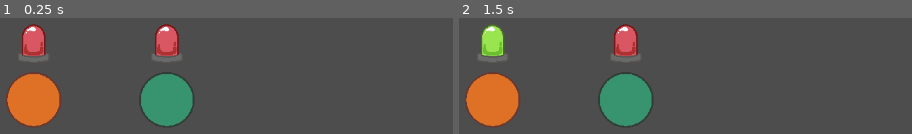
Above: before the commit, frames 1-2 (left to right).
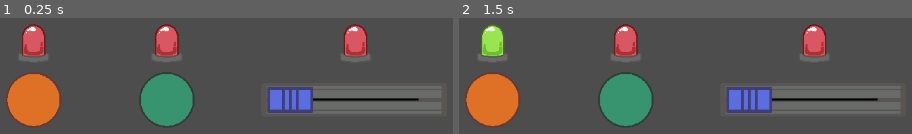
Above: after the commit, the same moments.

Repository: EscapeTheWeapon/YouAreTheWeapon
Game: Godot game, scene res://Scenes/Buttons/test_buttons.tscn
Same seed, same stepped clock (60 frames per second), same inputs: the game is played once before the commit and once after it. This scene is started directly instead of the project's main scene.
Inputs (mouse positions are in pixels of both pictures, inside the frame that each line leads up to):
- Up to frame 1 (0.25 s): no input
- Up to frame 2 (1.5 s): tap Enter at 0.5 s; move the mouse to (490, 100) at 0.52 s; press the mouse at (490, 100) at 0.53 s; tap Space at 1.25 s; move the mouse to (626, 100) at 1.27 s; release the mouse at (626, 100) at 1.28 s; click (626, 100) at 1.35 s

The runs differ from the first frame. In frame 1, 9.7% of the frame differs, in the area x 58-98%, y 5-83%; in frame 2, 9.7%.

Commit message:
complete slider, emits valid signal when not in rest state, slowly returns to a rest state when not being held

Diff:
--- a/youaretheweapon/Scenes/Buttons/button_slider.tscn
+++ b/youaretheweapon/Scenes/Buttons/button_slider.tscn
@@ -9,6 +9,7 @@
 
 [node name="ButtonSlider" type="Node2D"]
 script = ExtResource("1_1reqb")
+length_to_hold = 0.5
 metadata/_edit_group_ = true
 
 [node name="SliderRail" type="Node2D" parent="."]
--- a/youaretheweapon/Scenes/Buttons/test_buttons.tscn
+++ b/youaretheweapon/Scenes/Buttons/test_buttons.tscn
@@ -1,8 +1,9 @@
-[gd_scene load_steps=4 format=3 uid="uid://bba1itm8n30rc"]
+[gd_scene load_steps=5 format=3 uid="uid://bba1itm8n30rc"]
 
 [ext_resource type="PackedScene" uid="uid://b8dbfm3oo10mo" path="res://Scenes/Buttons/button_basic.tscn" id="1_j5diu"]
 [ext_resource type="PackedScene" uid="uid://b76sxhmt4gxpx" path="res://Scenes/Buttons/status_light.tscn" id="2_ogjcv"]
 [ext_resource type="PackedScene" uid="uid://da5beebu3r46d" path="res://Scenes/Buttons/button_press_hold.tscn" id="3_giypt"]
+[ext_resource type="PackedScene" uid="uid://cfoj25lvq0b1y" path="res://Scenes/Buttons/button_slider.tscn" id="4_4cv2e"]
 
 [node name="TestButtons" type="Node"]
 
@@ -18,5 +19,12 @@
 [node name="StatusLight" parent="ButtonPressHold" instance=ExtResource("2_ogjcv")]
 position = Vector2(8, -72)
 
+[node name="ButtonSlider" parent="." instance=ExtResource("4_4cv2e")]
+position = Vector2(440, 136)
+
+[node name="StatusLight" parent="ButtonSlider" instance=ExtResource("2_ogjcv")]
+position = Vector2(104, -88)
+
 [connection signal="button_pressed" from="BasicHitButton" to="BasicHitButton/StatusLight" method="_on_button_pressed"]
 [connection signal="button_pressed" from="ButtonPressHold" to="ButtonPressHold/StatusLight" method="_on_button_pressed"]
+[connection signal="button_pressed" from="ButtonSlider" to="ButtonSlider/StatusLight" method="_on_button_pressed"]
--- a/youaretheweapon/Scripts/Buttons/button_basic.gd
+++ b/youaretheweapon/Scripts/Buttons/button_basic.gd
@@ -1,22 +1,21 @@
 extends Area2D
 
 # signal given upon success
-signal button_pressed
+signal button_pressed(is_pressed)
 
 var touch_down = false
 var mouse_inside_area = false
 
 # Called when the node enters the scene tree for the first time.
 func _ready():
+	touch_down = false
 	pass # Replace with function body.
 
 # Called every frame. 'delta' is the elapsed time since the previous frame.
 func _process(delta: float):
 	if Input.is_action_just_pressed("Left Mouse") and mouse_inside_area:
 		touch_down = true
-		button_pressed.emit()
-	else:
-		touch_down = false
+	button_pressed.emit(touch_down)
 	#print(touch_down)
 
 func _on_mouse_entered():
--- a/youaretheweapon/Scripts/Buttons/button_press_hold.gd
+++ b/youaretheweapon/Scripts/Buttons/button_press_hold.gd
@@ -3,7 +3,7 @@
 @export_range(0, 10, .1, "or_greater") var length_to_hold: float
 
 # signal given upon success
-signal button_pressed
+signal button_pressed(is_pressed)
 
 var touch_down = false
 var mouse_inside_area = false
@@ -37,5 +37,5 @@
 	mouse_inside_area = false
 
 func _on_hold_timer_timeout():
-	button_pressed.emit()
+	button_pressed.emit(true)
 	#print("DONE")
--- a/youaretheweapon/Scripts/Buttons/button_slider.gd
+++ b/youaretheweapon/Scripts/Buttons/button_slider.gd
@@ -1,4 +1,10 @@
 extends Node2D
+
+# signal given upon success
+signal button_pressed(is_pressed)
+
+var touch_down = false
+var mouse_inside_area = false
 
 # how far left and right the slider can go
 var start_point: Vector2
@@ -6,8 +12,8 @@
 
 var slider_piece
 
-# length of time before a timer reaches its end
-@export var length_to_hold: float
+# rate of movement for slider to return
+@export_range(0, 10, .1, "or_greater") var length_to_hold: float
 
 
 # Called when the node enters the scene tree for the first time.
@@ -20,18 +26,51 @@
 
 	slider_piece.position = start_point
 
-	print(start_point)
-	print(slider_piece.position)
-	print(end_point)
+	#print(start_point)
+	#print(slider_piece.position)
+	#print(end_point)
 
 # Called every frame. 'delta' is the elapsed time since the previous frame.
 func _process(delta: float):
-	pass
+	var mouse_pos_x = get_local_mouse_position().x
+	# get the piece to follow the mouse cursor while holding
+	if Input.is_action_pressed("Left Mouse") and mouse_inside_area:
+		touch_down = true
+
+		# make sure x pos falls within slider's range
+		var slider_mouse_pos = mouse_pos_x
+
+		if slider_mouse_pos < start_point.x:
+			slider_mouse_pos = start_point.x
+		if slider_mouse_pos > end_point.x:
+			slider_mouse_pos = end_point.x
+
+		# move slider to follow mouse pos
+		slider_piece.position.x = slider_mouse_pos
+
+	else:
+		touch_down = false
+
+		# when player is not actively holding slider, slowly move left
+		if slider_piece.position.x > start_point.x:
+			slider_piece.position.x -= length_to_hold
+		if slider_piece.position.x < start_point.x:
+			slider_piece.position.x = start_point.x
+
+	# when slider is not in leftmost position, emit signal
+	if slider_piece.position.x != start_point.x:
+		button_pressed.emit(true)
+		#print("DONE")
+	else:
+		button_pressed.emit(false)
+		#print("NOT DONE")
+
+	#print(touch_down)
+	#print(mouse_pos_x)
 
 
 func _on_mouse_entered():
-	pass # Replace with function body.
-
+	mouse_inside_area = true
 
 func _on_mouse_exited():
-	pass # Replace with function body.
+	mouse_inside_area = false
--- a/youaretheweapon/Scripts/Buttons/status_light.gd
+++ b/youaretheweapon/Scripts/Buttons/status_light.gd
@@ -1,5 +1,4 @@
 extends Node2D
-
 
 # Called when the node enters the scene tree for the first time.
 func _ready():
@@ -9,5 +8,5 @@
 func _process(delta: float):
 	pass
 
-func _on_button_pressed():
-	$AnimatedSprite2D.frame = 1
+func _on_button_pressed(is_pressed):
+	$AnimatedSprite2D.frame = is_pressed
